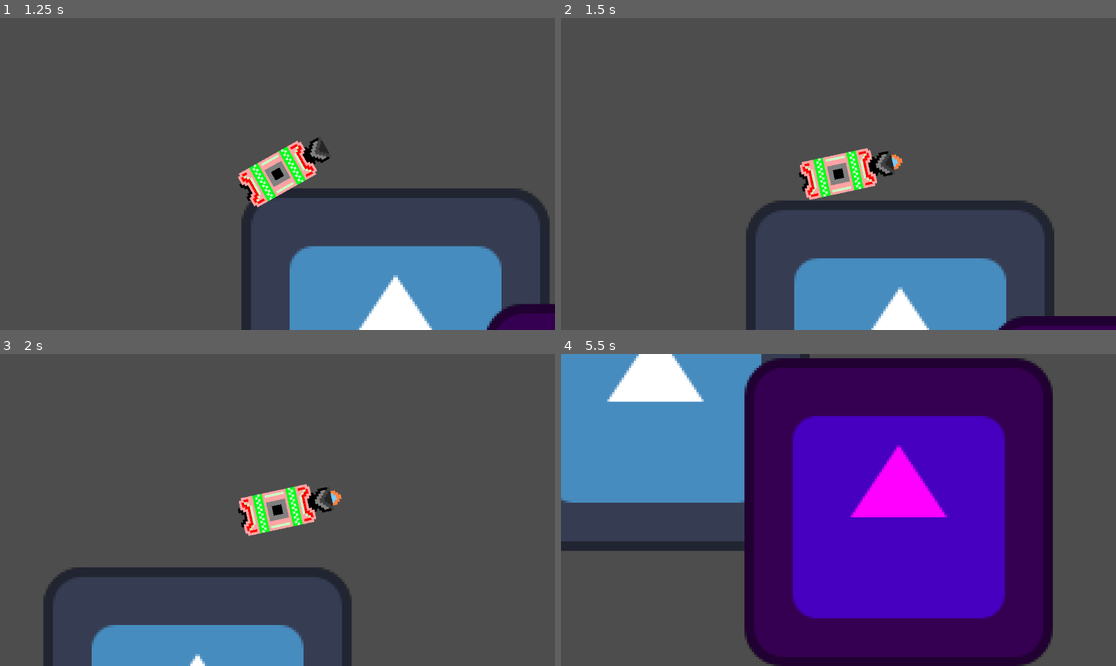
Above: before the commit, frames 1-4 (two rows, left to right).
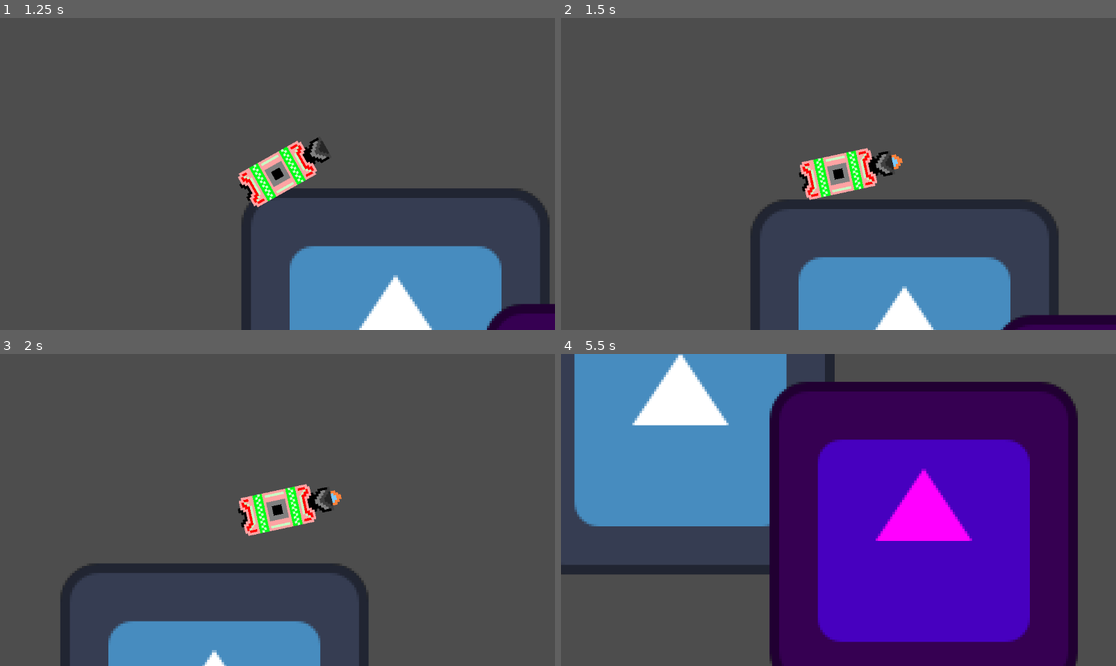
Above: after the commit, the same moments.

Repository: CWmain/botManager
Game: Godot game, scene res://Scene/base.tscn
Same seed, same stepped clock (60 frames per second), same inputs: the game is played once before the commit and once after it. The engine's default icon, where the game draws it, is replaced by a stand-in: a white triangle on a blue panel in a dark square.
Inputs:
- Up to frame 1 (1.25 s): tap Enter at 0.5 s; hold Right (ui_right) from 0.53 s (still down)
- Up to frame 2 (1.5 s): release Right (ui_right) at 1.28 s; hold Down (ui_down) from 1.28 s (still down)
- Up to frame 3 (2 s): keep holding Down (ui_down)
- Up to frame 4 (5.5 s): release Down (ui_down) at 2.03 s; hold Right (ui_right) 2.03-2.78 s; hold Up (ui_up) 2.78-3.53 s; hold Left (ui_left) 3.53-5.03 s; hold Down (ui_down) from 5.03 s (still down)

Frame 1 is identical in both runs. In frame 2, 2.3% of the frame differs, in the area x 33-100%, y 58-100%; in frame 3, 5.0%; in frame 4, 40%, in the area x 0-94%, y 0-100%.

Commit message:
Updated total and base stats to use a dictionary instead of seperate variables, as this method should be easier

Diff:
--- a/Objects/Bots/base_bot.gd
+++ b/Objects/Bots/base_bot.gd
@@ -4,8 +4,13 @@
 @export var c_original: Texture2D
 @export var c_reColor: Texture2D
 
-@export var baseMoveSpeed: float = 20
-@export var baseRotationSpeed: float = 1
+## Contains all base stats of the bot[br]
+## Dictionary accessed via Enums.MODIFICATION
+@export var statBases: Dictionary[Enums.MODIFICATION, float]
+
+## Contains all total stats of the bot[br]
+## Dictionary accessed via Enums.MODIFICATION
+var statTotals: Dictionary[Enums.MODIFICATION, float]
 
 @export_group("Equipped", "e_")
 @export var e_head: PackedScene
@@ -21,10 +26,6 @@
 ## Stores the calculation breakdown of each element
 var modifierTracker: Dictionary[Enums.MODIFICATION, Array]
 
-## The total calculate movespeed
-var totalMoveSpeed: float = 0
-var totalRotationSpeed: float = 0
-
 func _ready() -> void:
 	sprite_2d.material.set_shader_parameter("original", c_original)
 	sprite_2d.material.set_shader_parameter("recolor", c_reColor)
@@ -33,7 +34,7 @@
 
 func _process(delta: float) -> void:
 	var hor: float = Input.get_axis("ui_left", "ui_right")
-	rotation += hor*delta*totalRotationSpeed
+	rotation += hor*delta*statTotals[Enums.MODIFICATION.ROTATIONSPEED]
 	var ver: float = Input.get_axis("ui_up", "ui_down")
 	if ver:
 		curLegs.playAnimation()
@@ -41,7 +42,7 @@
 		curLegs.endAnimation()
 
 	var moveDirection: Vector2 = Vector2(0,ver).normalized().rotated(rotation)
-	position += moveDirection*totalMoveSpeed*delta
+	position += moveDirection*statTotals[Enums.MODIFICATION.MOVESPEED]*delta
 
 ## Function which prints out the data in modifierTracker in a clean way
 func print_modifer_tracker():
@@ -79,16 +80,13 @@
 ## Calculate the total stats and apply their passive effect onto totalStats
 func calculateTotalStats(equipment: Equipment):
 	var statChanges: Dictionary[Enums.MODIFICATION, float] = equipment.statModifers
-	totalMoveSpeed = baseMoveSpeed
-	totalRotationSpeed = baseRotationSpeed
+	statTotals = statBases.duplicate()
 	for change in statChanges:
-		match change:
-			Enums.MODIFICATION.MOVESPEED:
-				totalMoveSpeed += statChanges[change]
-			Enums.MODIFICATION.ROTATIONSPEED:
-				totalRotationSpeed += statChanges[change]
-			_:
-				printerr("Unhandled Enum %s in %s" % [Enums.MODIFICATION.find_key(change), equipment.name])
+		if statTotals.has(change):
+			statTotals[change] += statChanges[change]
+		else:
+			printerr("Enum %s from %s not in StatBases" % [Enums.MODIFICATION.find_key(change), equipment.name])
+
 		if modifierTracker.has(change):
 			modifierTracker[change].append([equipment.name, statChanges[change]])
 		else:
--- a/Objects/Bots/base_bot.tscn
+++ b/Objects/Bots/base_bot.tscn
@@ -15,6 +15,10 @@
 script = ExtResource("1_weu0y")
 c_original = ExtResource("2_ukfyj")
 c_reColor = ExtResource("3_6qp8m")
+statBases = Dictionary[int, float]({
+0: 10.0,
+1: 1.0
+})
 e_body = ExtResource("2_6xkl7")
 e_legs = ExtResource("4_hnho6")
 
--- a/Objects/Equipment/Booster/booster.tscn
+++ b/Objects/Equipment/Booster/booster.tscn
@@ -40,7 +40,6 @@
 [node name="Booster" type="Node2D"]
 script = ExtResource("1_ajkcg")
 location = 2
-modifier = 15.0
 statModifers = Dictionary[int, float]({
 0: 100.0,
 1: 5.0
--- a/Objects/Equipment/base_equipment.gd
+++ b/Objects/Equipment/base_equipment.gd
@@ -9,9 +9,6 @@
 }
 
 @export var location: placement
-@export var toModify: Enums.MODIFICATION
-@export var modifier: float
-
 @export var statModifers: Dictionary[Enums.MODIFICATION, float]
 
 ## Does the effect of the equipment
